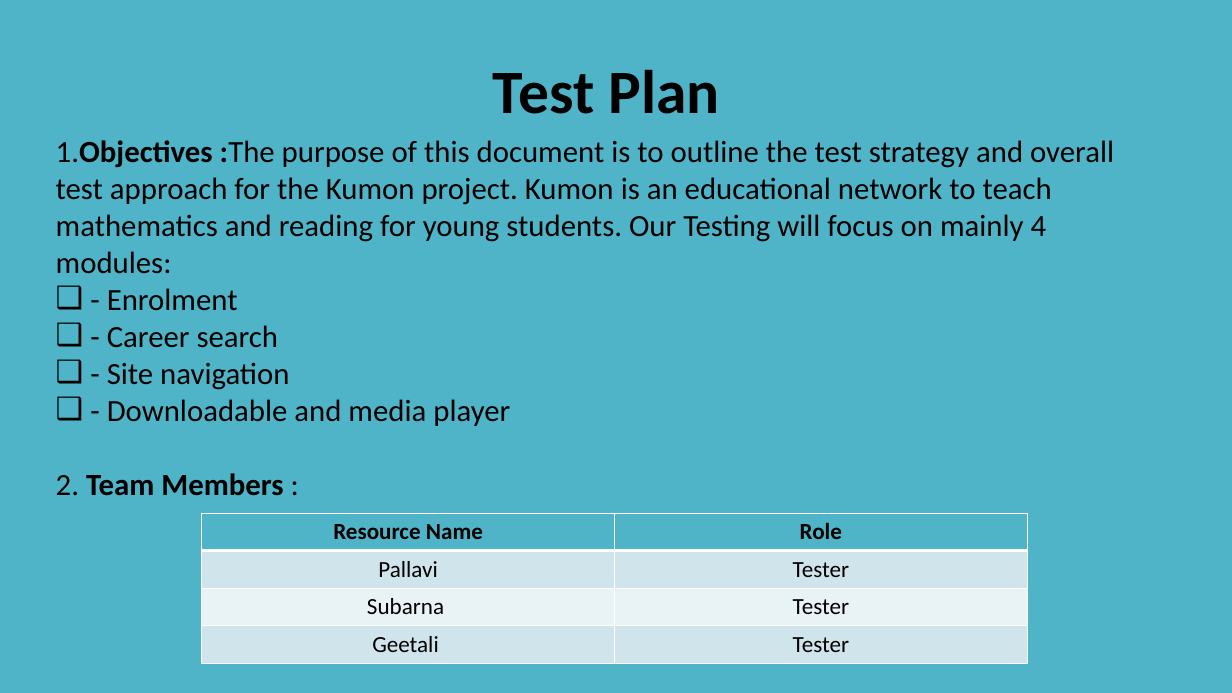
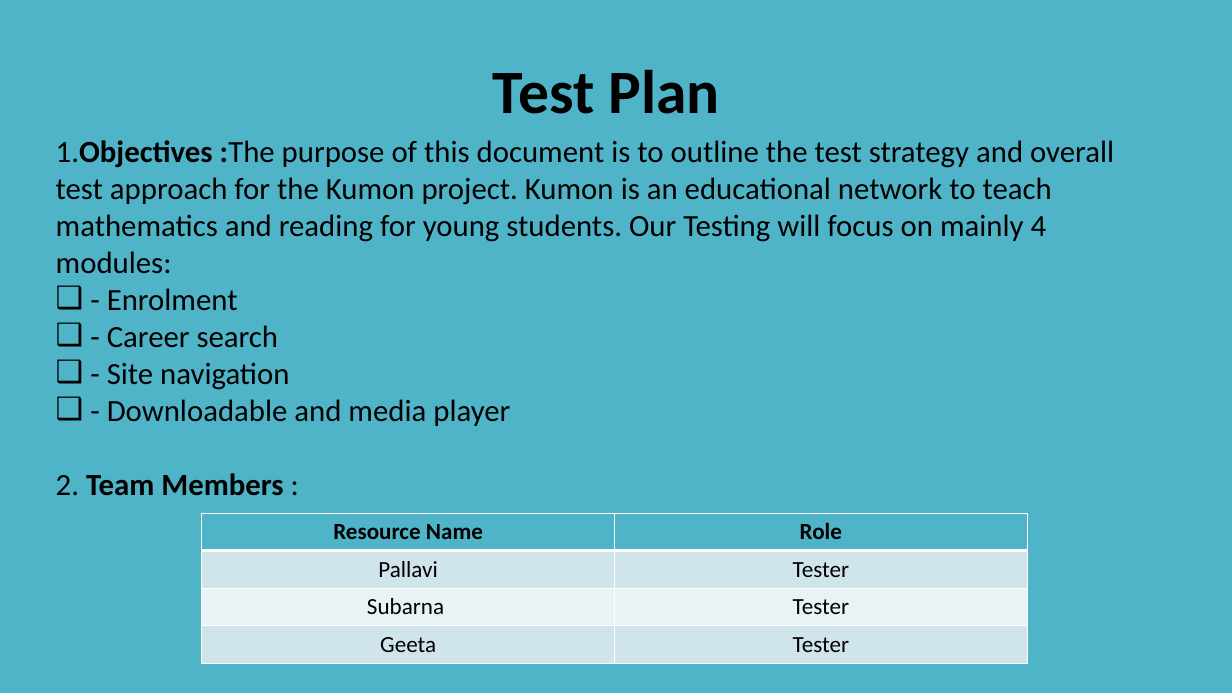
Before and after one commit to pKpallavi/Selenium_project, a slide deck: slide 12 of docs/Selenium_Project_Kumon_Website_Testing.pptx. Drawn at 1232x693 pixels with LibreOffice and Linux fonts; fonts in the diff are those of the drawing. Boxes give left, top, right and bottom in pixels: in the first picture for what was removed or moved away, otherwise in the second. Text is boxed around its words. In the diff, an @@ line names an element or a change of style, - is before the commit and + after.

```diff
--- a/docs/Selenium_Project_Kumon_Website_Testing.pptx
+++ b/docs/Selenium_Project_Kumon_Website_Testing.pptx
@@ table at bbox=[201, 513, 1028, 663] @@
-row 4, column 1: Geetali
+row 4, column 1: Geeta
```
Also in this commit, not shown: 8 other slides changed.
